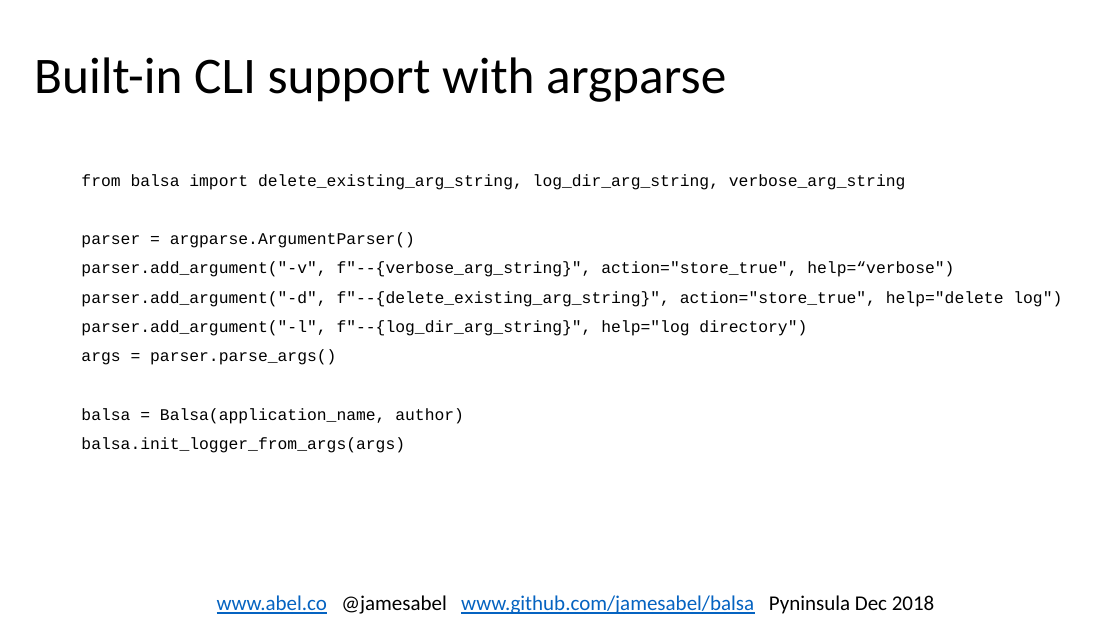
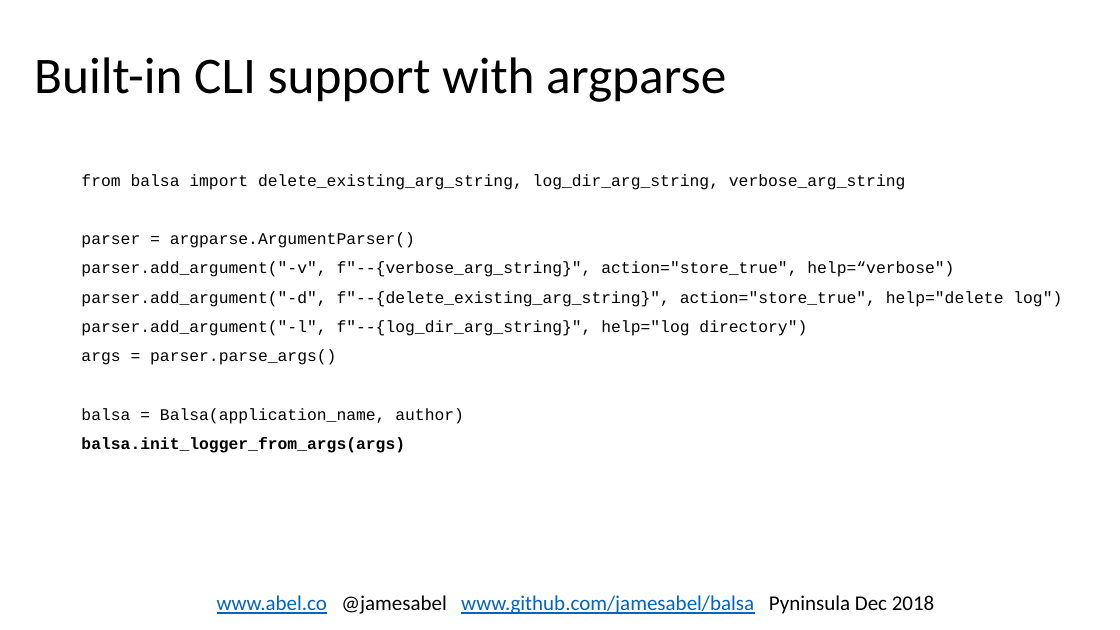
Before and after one commit to jamesabel/balsa, a slide deck: slide 14 of presentations/balsa_pyninsula_12_18.pptx. Drawn at 1120x630 pixels with LibreOffice and Linux fonts; fonts in the diff are those of the drawing. Boxes give left, top, right and bottom in pixels: in the first picture for what was removed or moved away, otherwise in the second. Text is boxed around its words. In the diff, an @@ line names an element or a change of style, - is before the commit and + after.

```diff
--- a/presentations/balsa_pyninsula_12_18.pptx
+++ b/presentations/balsa_pyninsula_12_18.pptx
@@ text at [81, 437, 405, 453]: bold on in "balsa.init_logger_from_args(args)" @@
```
Also in this commit, not shown: 1 other slide changed, 1 other file.
